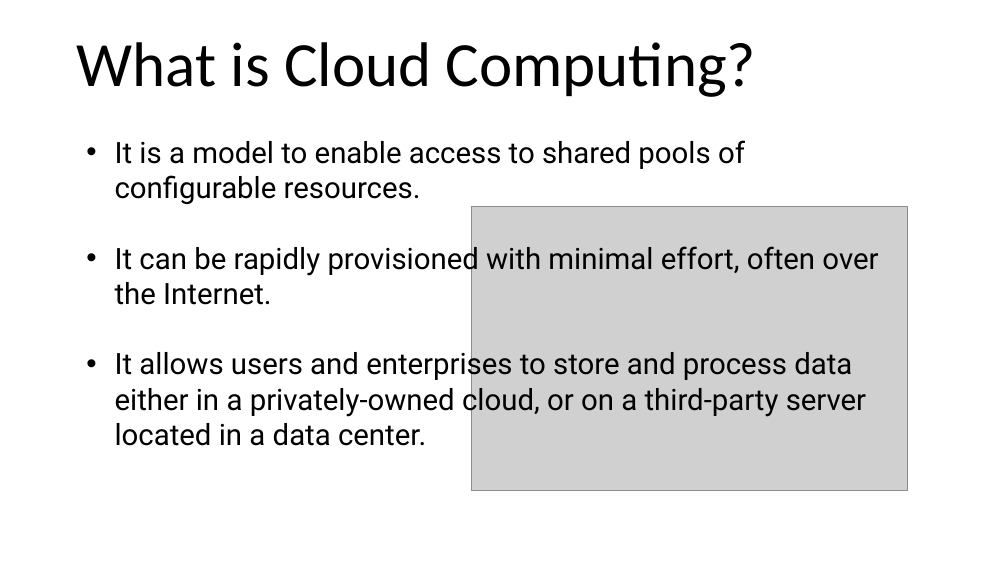
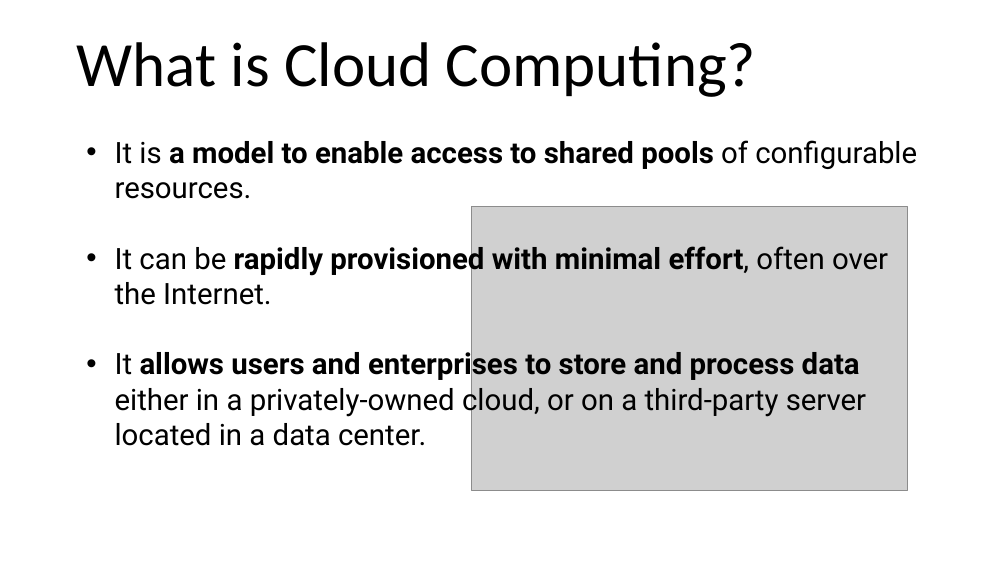
Before and after one commit to kunal-chowdhury/Public-Speakings, a slide deck: slide 3 of 20171215-15-Dec-2017, Digital Summit 2017, Vizag/Building cloud enabled applications using Windows Azure.pptx. Drawn at 1008x567 pixels with LibreOffice and Linux fonts; fonts in the diff are those of the drawing; grey boxes stand for pictures. Boxes give left, top, right and bottom in pixels: in the first picture for what was removed or moved away, otherwise in the second. Text is boxed around its words. In the diff, an @@ line names an element or a change of style, - is before the commit and + after.

Commit message:
Updated the slide 'Building cloud enabled applications using Windows Azure'

```diff
--- a/20171215-15-Dec-2017, Digital Summit 2017, Vizag/Building cloud enabled applications using Windows Azure.pptx
+++ b/20171215-15-Dec-2017, Digital Summit 2017, Vizag/Building cloud enabled applications using Windows Azure.pptx
@@ text "It is a model to ..." at (x1=115, y1=140, x2=917, y2=446): bold on in "a model to enable access to shared ...", "rapidly provisioned with minimal effort,", "allows users and enterprises to store and ..." @@
```
Also in this commit, not shown: 6 other slides changed, 3 slides added.
